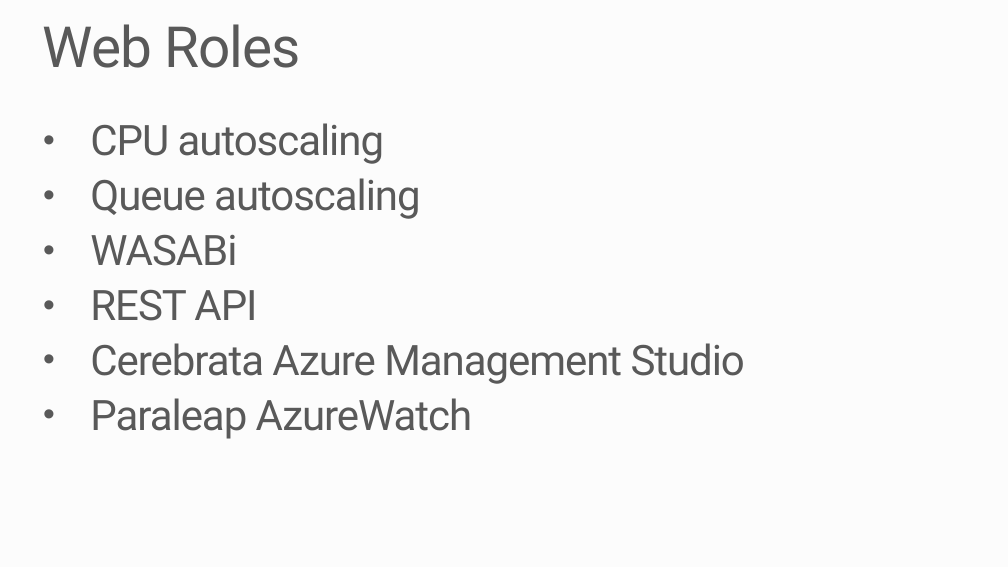
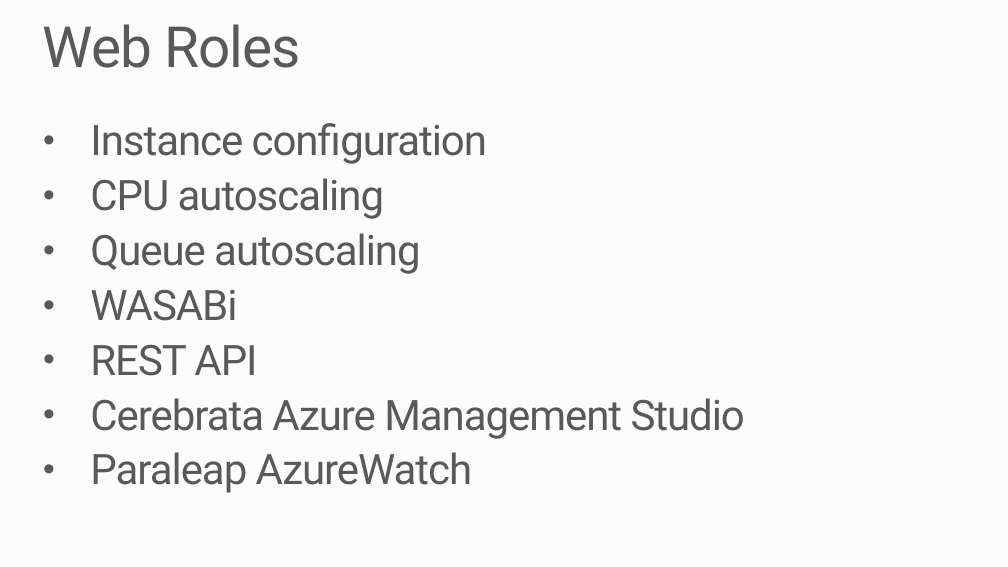
Before and after one commit to robdmoore/AzureWebAppsPresentation, a slide deck: slide 50 of Presentation.pptx (slide 34 before the commit). Drawn at 1008x567 pixels with LibreOffice and Linux fonts; fonts in the diff are those of the drawing; background and template pictures are left out. Boxes give left, top, right and bottom in pixels: in the first picture for what was removed or moved away, otherwise in the second. Text is boxed around its words. In the diff, an @@ line names an element or a change of style, - is before the commit and + after.

```diff
--- a/Presentation.pptx
+++ b/Presentation.pptx
@@ text at <box>90,123,487,164</box>: paragraph added @@
+• Instance configuration
```
Also in this commit, not shown: 16 other slides changed, 14 slides added, 3 slides removed.
